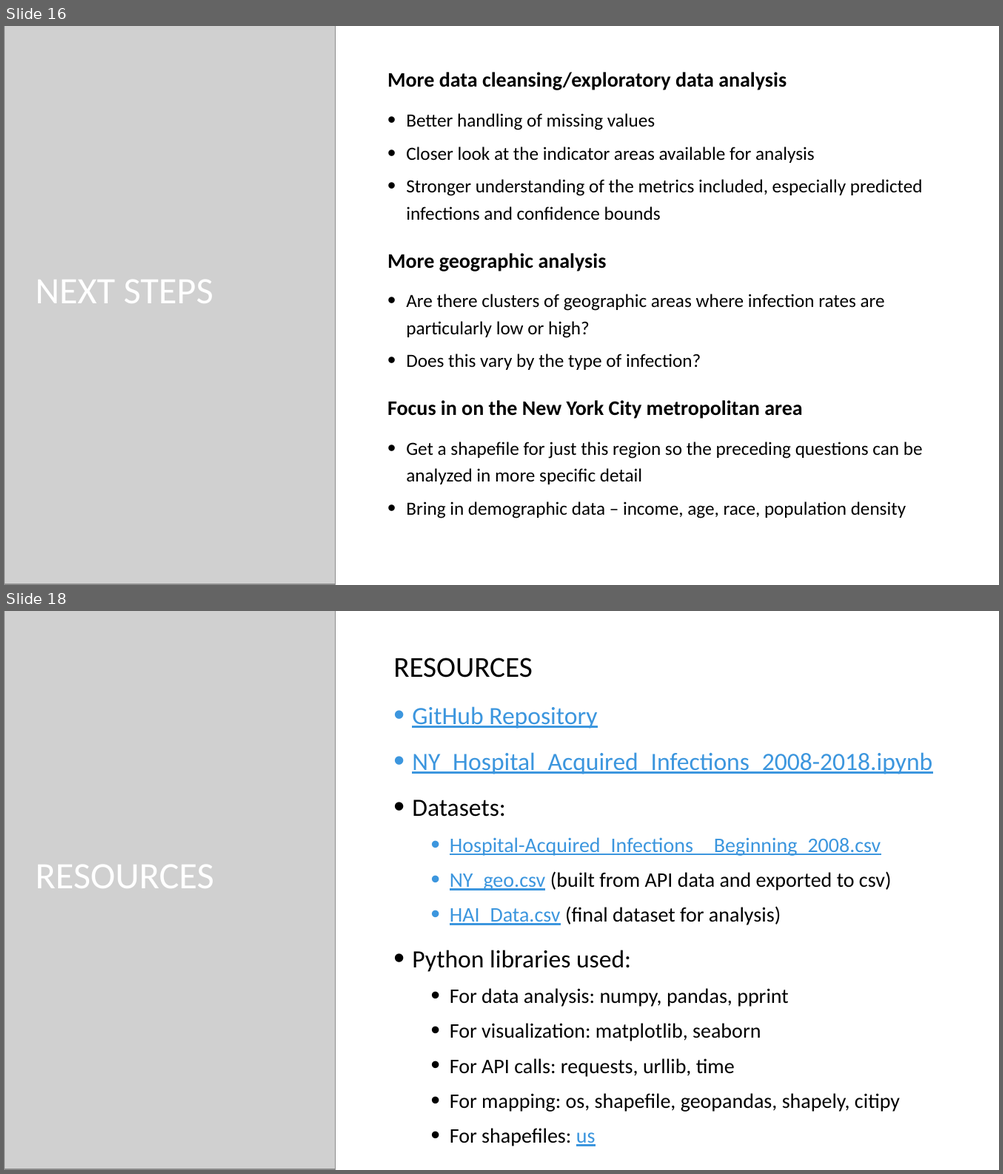
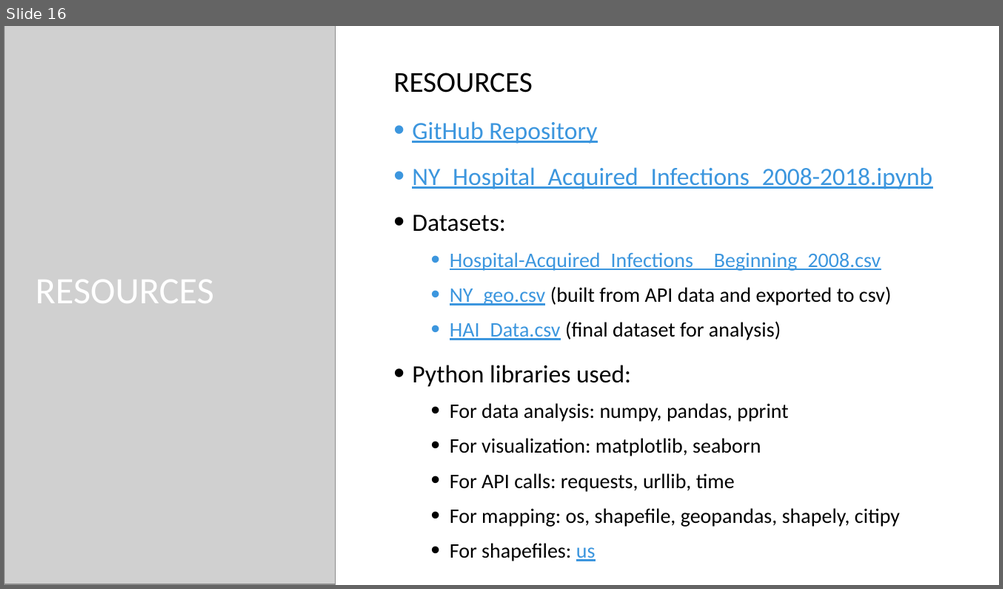
Before and after one commit to bethperry/HAI_Analysis, a slide deck: Hospital Acquired Infections in NY - Analysis and Summary.pptx. Shown one above the other, each under a label of ours: slides 16 and 18 before the commit, slide 16 after it; the slides between them are not shown. The pictures are 1003x1174 and 1003x589 pixels, drawn with LibreOffice and Linux fonts; fonts in the diff are those of the drawing; grey boxes stand for pictures; background and template pictures are left out. Boxes give left, top, right and bottom in pixels: in the first picture for what was removed or moved away, otherwise in the second. Text is boxed around its words. In the diff, an @@ line names an element or a change of style, - is before the commit and + after.

```diff
--- a/Hospital Acquired Infections in NY - Analysis and Summary.pptx
+++ b/Hospital Acquired Infections in NY - Analysis and Summary.pptx
@@ slide 16 removed at [4,26,999,585], background picture (left out); not listed: 14 template elements that a slide beside it also shows @@
@@ rectangle removed at [4,26,999,585] @@
@@ picture removed at [4,26,336,585] @@
@@ picture removed at [4,26,336,585] @@
@@ text removed at [387,72,922,519] @@
-More data cleansing/exploratory data analysis
-• Better handling of missing values
-• Closer look at the indicator areas available for analysis
-• Stronger understanding of the metrics included, especially predicted infections and confidence bounds
-More geographic analysis
-• Are there clusters of geographic areas where infection rates are particularly low or high?
-• Does this vary by the type of infection?
-Focus in on the New York City metropolitan area
-• Get a shapefile for just this region so the preceding questions can be analyzed in more specific detail
-• Bring in demographic data – income, age, race, population density
@@ title removed at [35,280,213,304] @@
-NEXT STEPS
@@ group removed at [4,26,91,585]: 7 freeform shapes, 1 rectangle @@
@@ group removed at [4,26,94,585]: 9 freeform shapes, 2 rectangles @@
@@ what was slide 18 is now slide 16 @@
```
Also in this commit, not shown: 12 slides changed, 2 slides added, 3 other slides removed.
